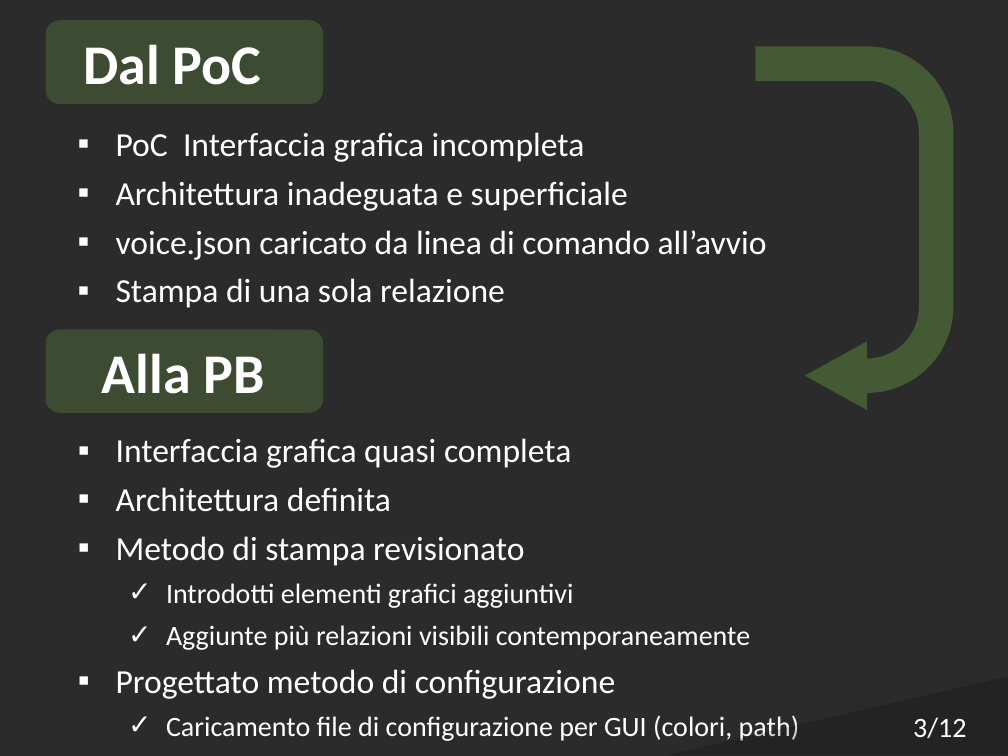
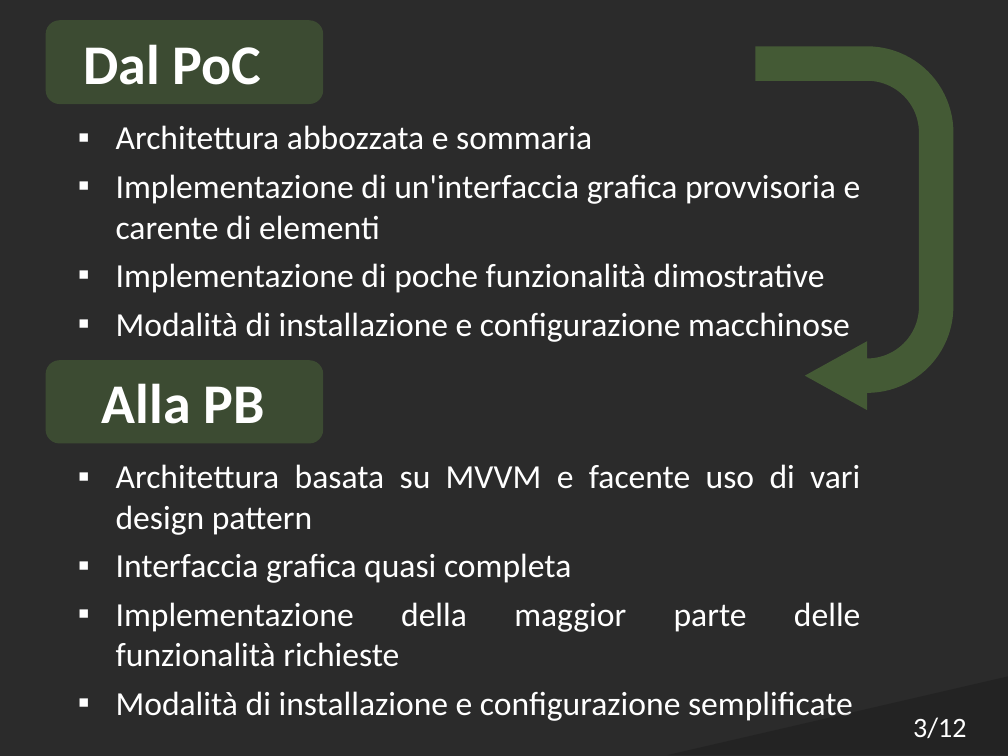
Before and after one commit to Italiaracerx/progettoSWE, a slide deck: slide 3 of Presentazioni/Presentazioni PB/Presentazione PB.pptx. Drawn at 1008x756 pixels with LibreOffice and Linux fonts; fonts in the diff are those of the drawing; background and template pictures are left out; a plain dark background stands for a picture behind light text. Boxes give left, top, right and bottom in pixels: in the first picture for what was removed or moved away, otherwise in the second. Text is boxed around its words. In the diff, an @@ line names an element or a change of style, - is before the commit and + after.

```diff
--- a/Presentazioni/Presentazioni PB/Presentazione PB.pptx
+++ b/Presentazioni/Presentazioni PB/Presentazione PB.pptx
@@ text at box(116, 125, 861, 342): text changed @@
-▪ PoC Interfaccia grafica incompleta
-▪ Architettura inadeguata e superficiale
-▪ voice.json caricato da linea di comando all’avvio
-▪ Stampa di una sola relazione
+▪ Architettura abbozzata e sommaria
+▪ Implementazione di un'interfaccia grafica provvisoria e carente di elementi
+▪ Implementazione di poche funzionalità dimostrative
+▪ Modalità di installazione e configurazione macchinose
@@ rounded rectangle: place and size @@
-rounded rectangle at box(45, 330, 323, 413)
+rounded rectangle at box(45, 360, 323, 444)
@@ text "Alla PB": place and size @@
-text "Alla PB" at box(102, 353, 264, 394)
+text "Alla PB" at box(102, 383, 264, 424)
@@ text "Architettura basata su MVVM e ...": place and size @@
-text "Architettura basata su MVVM e ..." at box(116, 438, 800, 741)
+text "Architettura basata su MVVM e ..." at box(116, 464, 860, 721)
@@ text at box(116, 464, 860, 535): paragraph added @@
+▪ Architettura basata su MVVM e facente uso di vari design pattern
@@ text at box(116, 602, 860, 721): text changed; size 20 to 24 pt @@
-▪ Architettura definita
-▪ Metodo di stampa revisionato
-    ✓ Introdotti elementi grafici aggiuntivi
-    ✓ Aggiunte più relazioni visibili contemporaneamente
-▪ Progettato metodo di configurazione
-    ✓ Caricamento file di configurazione per GUI (colori, path)
+▪ Implementazione della maggior parte delle funzionalità richieste
+▪ Modalità di installazione e configurazione semplificate
```
Also in this commit, not shown: 9 other slides changed.
